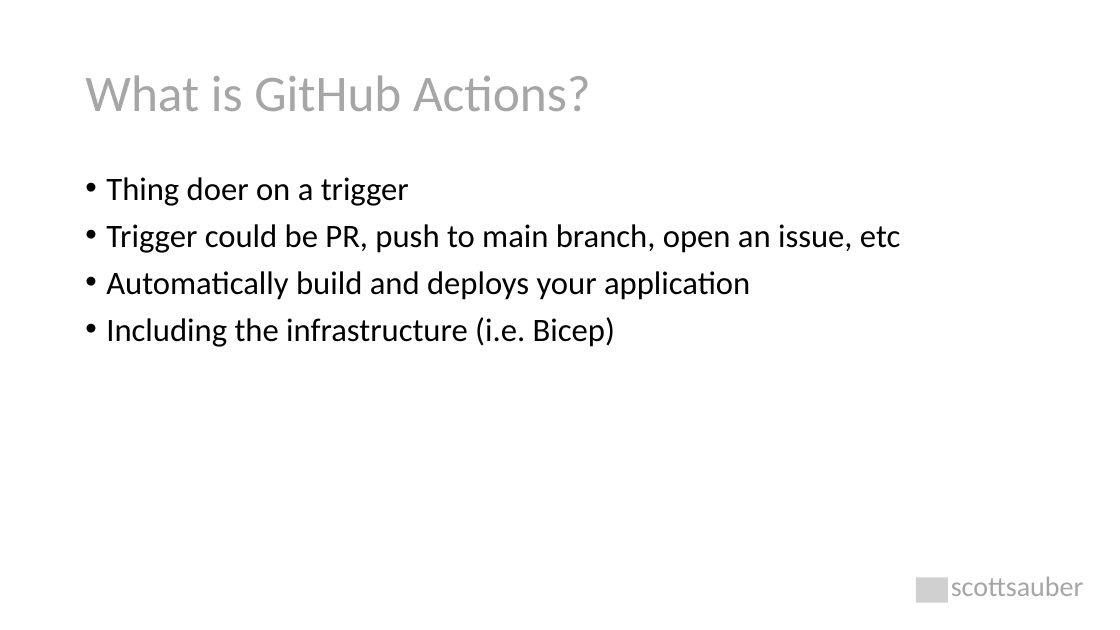
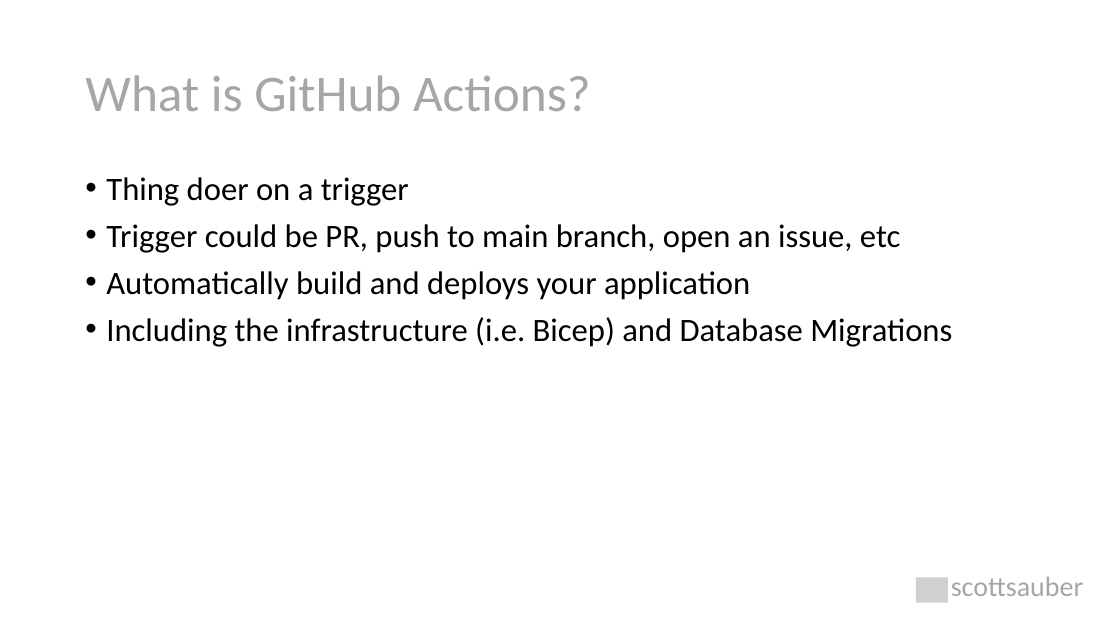
Before and after one commit to scottsauber/workshop-dotnet-azure-github-bicep, a slide deck: slide 57 of AzureDotNetBicep-Workshop.pptx (slide 48 before the commit). Drawn at 1120x630 pixels with LibreOffice and Linux fonts; fonts in the diff are those of the drawing; grey boxes stand for pictures. Boxes give left, top, right and bottom in pixels: in the first picture for what was removed or moved away, otherwise in the second. Text is boxed around its words. In the diff, an @@ line names an element or a change of style, - is before the commit and + after.

```diff
--- a/AzureDotNetBicep-Workshop.pptx
+++ b/AzureDotNetBicep-Workshop.pptx
@@ text at [106, 317, 952, 347]: text changed @@
-• Including the infrastructure (i.e. Bicep)
+• Including the infrastructure (i.e. Bicep) and Database Migrations
```
Also in this commit, not shown: 7 other slides changed, 15 slides added, 1 other file.
